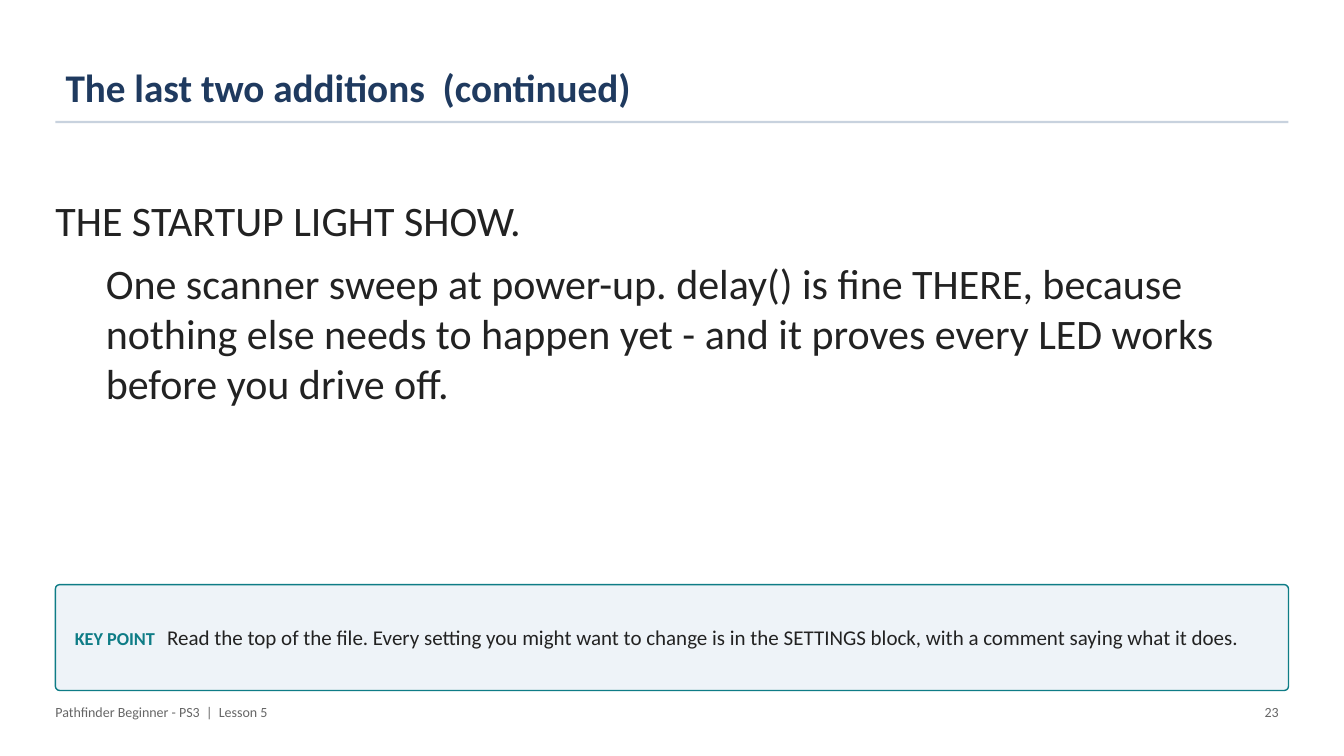
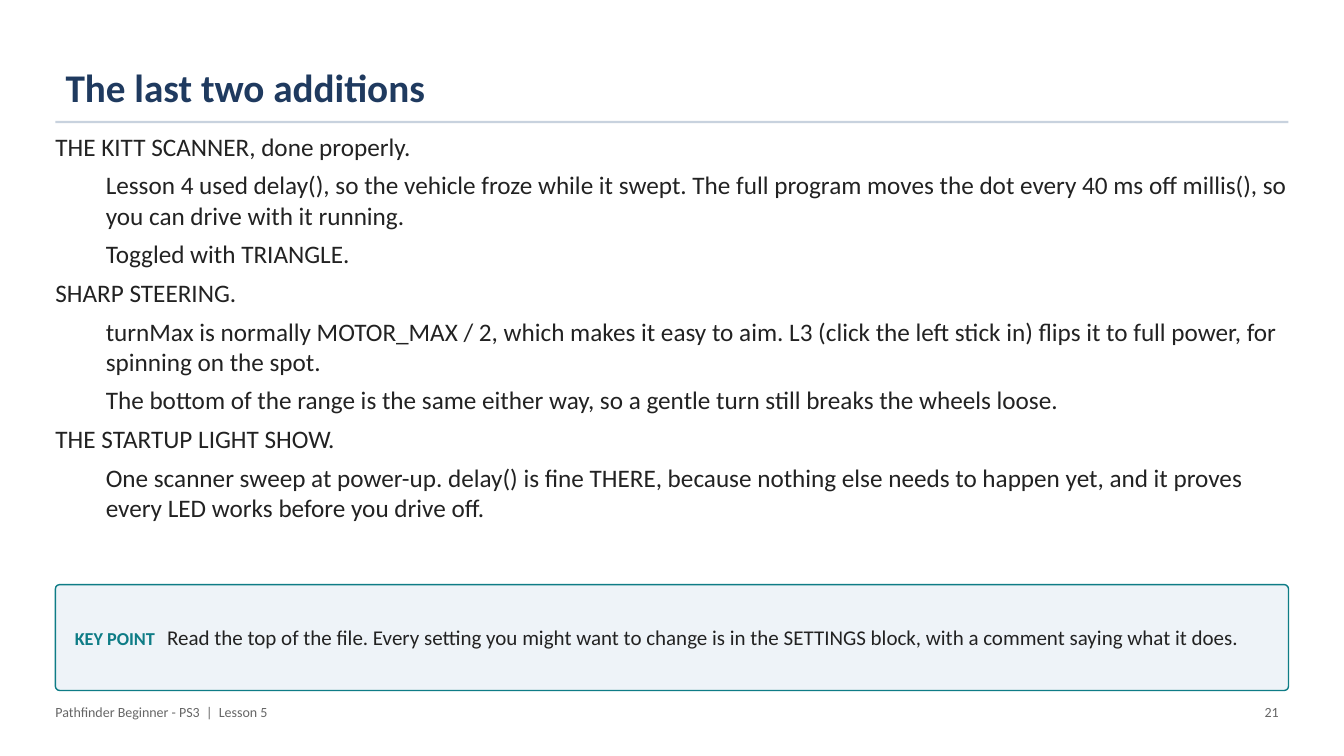
Before and after one commit to PorpoiseRobotics/porpoise-robotics, a slide deck: slide 22 of ground-vehicle/docs/courses/beginner-ps3/l5_maneuvers_with_lights.pptx (slide 24 before the commit). Drawn at 1344x756 pixels with LibreOffice and Linux fonts; fonts in the diff are those of the drawing. Boxes give left, top, right and bottom in pixels: in the first picture for what was removed or moved away, otherwise in the second. Text is boxed around its words. In the diff, an @@ line names an element or a change of style, - is before the commit and + after.

```diff
--- a/ground-vehicle/docs/courses/beginner-ps3/l5_maneuvers_with_lights.pptx
+++ b/ground-vehicle/docs/courses/beginner-ps3/l5_maneuvers_with_lights.pptx
@@ title at box(66, 74, 425, 103): text changed @@
-The last two additions (continued)
+The last two additions
@@ text at box(55, 138, 1286, 414): paragraphs added @@
+THE KITT SCANNER, done properly.
+  Lesson 4 used delay(), so the vehicle froze while it swept. The full program moves the dot every 40 ms off millis(), so you can drive with it running.
+  Toggled with TRIANGLE.
+SHARP STEERING.
+  turnMax is normally MOTOR_MAX / 2, which makes it easy to aim. L3 (click the left stick in) flips it to full power, for spinning on the spot.
+  The bottom of the range is the same either way, so a gentle turn still breaks the wheels loose.
@@ text at box(55, 431, 335, 448): size 30 to 18 pt in "THE STARTUP LIGHT SHOW."; less space between paragraphs @@
@@ text at box(106, 468, 1242, 521): text changed; size 30 to 18 pt @@
-  One scanner sweep at power-up. delay() is fine THERE, because nothing else needs to happen yet - and it proves every LED works before you drive off.
+  One scanner sweep at power-up. delay() is fine THERE, because nothing else needs to happen yet, and it proves every LED works before you drive off.
@@ text at box(1265, 708, 1279, 717): text changed @@
-23
+21
```
Also in this commit, not shown: 28 other slides changed, 6 slides removed, 16 other files.
